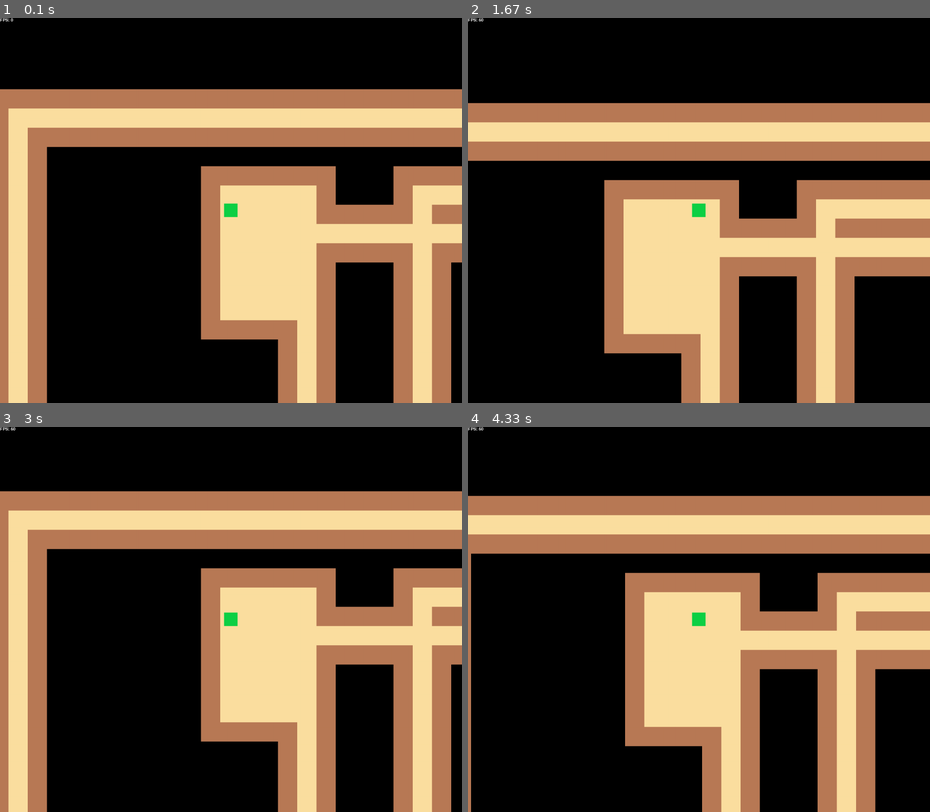
Above: before the commit, frames 1-4 (two rows, left to right).
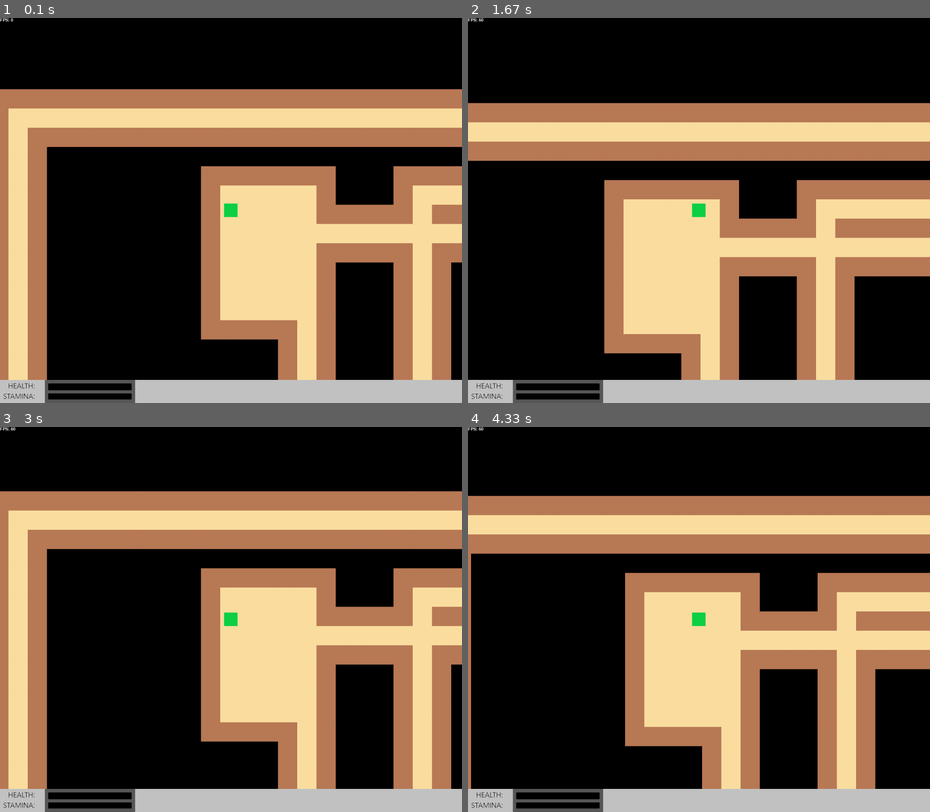
Above: after the commit, the same moments.

Repository: legotrainkid/Python-Pygame-Dungeon-Crawler
Game: pygame game, started from main.py
The game is run twice, just before and just after one commit, with the same random seed, the same clock (stepped at 60 frames per second) and the same inputs.
Inputs:
- Up to frame 1 (0.1 s): no input
- Up to frame 2 (1.67 s): hold D 0.33-0.8 s; hold W 0.83-1.13 s; hold D 1.17-1.63 s
- Up to frame 3 (3 s): hold A 1.67-2.2 s; hold S 2.23-2.53 s; hold A 2.57-2.97 s
- Up to frame 4 (4.33 s): hold W 3-3.37 s; hold D 3.4-4.03 s; hold S from 4.07 s (still down)

The runs differ from the first frame. In frame 1, 5.4% of the frame differs, in the area x 0-100%, y 94-100%; in frame 2, 5.4%; in frame 3, 5.4%; in frame 4, 5.4%.

Commit message:
Added hud to screen

Diff:
--- a/main.py
+++ b/main.py
@@ -73,11 +73,13 @@
             x_v = 0
             i = 0
         self.player = Player(30)
-        self.spawn_enemies(10)
+        self.spawn_enemies(15)
 
         self.all_sprites.add(self.player)
 
         self.spawn_player()
+        self.hud = Hud()
+        self.all_sprites.add(self.hud)
 
     def update_fps(self):
         fps = "FPS: " + str(math.ceil(self.clock.get_fps()))
@@ -225,11 +227,11 @@
                         enemy.pos = [0, 0]
                 if enemy.attack:
                     self.player.health -= enemy.damage
-                    print("PLAYER HEALTH: " + str(self.player.health))
                     if self.player.health < 1:
                         game_over = True
                         self.player.health = 0
                         self.game_running = False
+                    print("PLAYER HEALTH: " + str(self.player.health))
 
             for enemy in enemies:
                 in_screen = False
@@ -261,6 +263,7 @@
             self.clock.tick(self.FPS)
 
         if game_over:
+            self.screen.fill(self.BLACK)
             loading = "GAME OVER"
             text = self.SCORE_FONT.render(loading, 1, self.RED)
             self.screen.blit(text, (600,500))
@@ -437,6 +440,18 @@
     def __init__(self, enemy, player, screen):
         self.rect = pygame.draw.line(screen, (0, 0, 0), player.rect[0:2], enemy.rect[0:2])
 
+class Hud(pygame.sprite.Sprite):
+    def __init__(self):
+        super().__init__()
+        self.image = pygame.image.load("graphics/hud/hud.png")
+        self.rect = self.image.get_rect()
+
+        self.rect.x = 0
+        self.rect.y = 940
+
+    def draw(self, screen):
+        screen.blit(self.image, self.rect)
+
 if __name__ == "__main__":
     game = Game()
     game.main()
Binary file added: graphics/hud/hud.png
